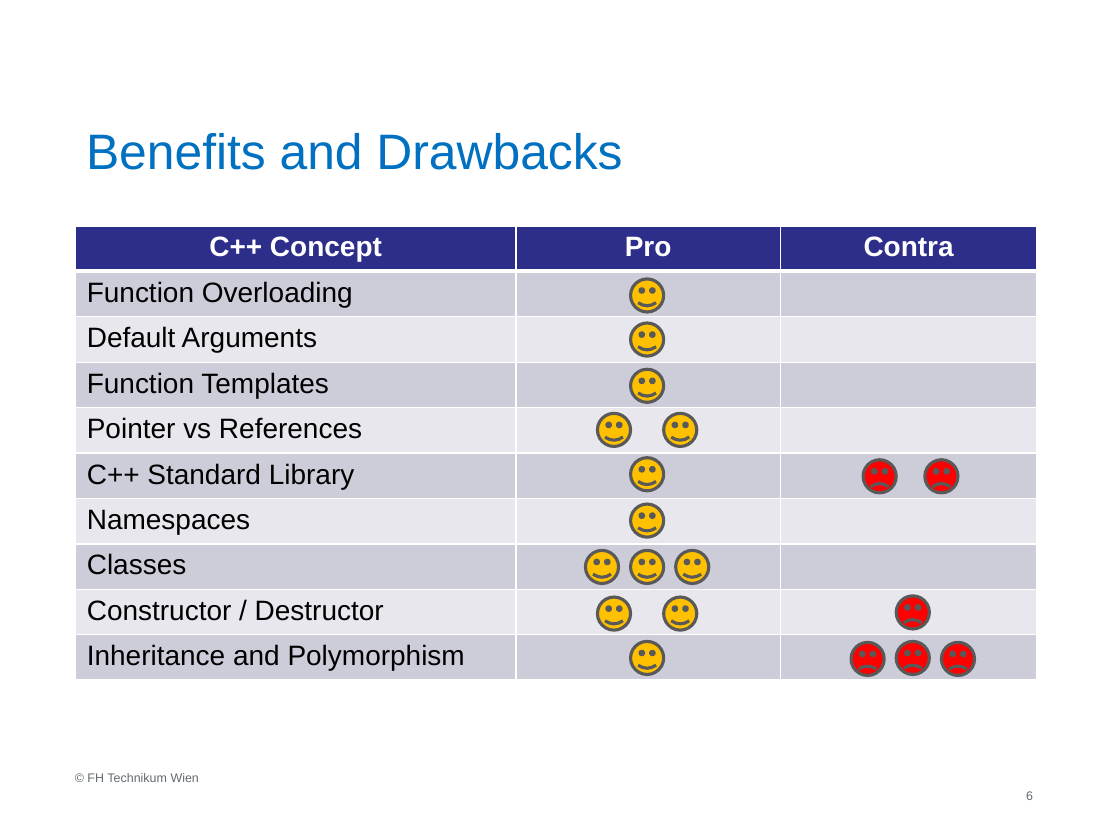
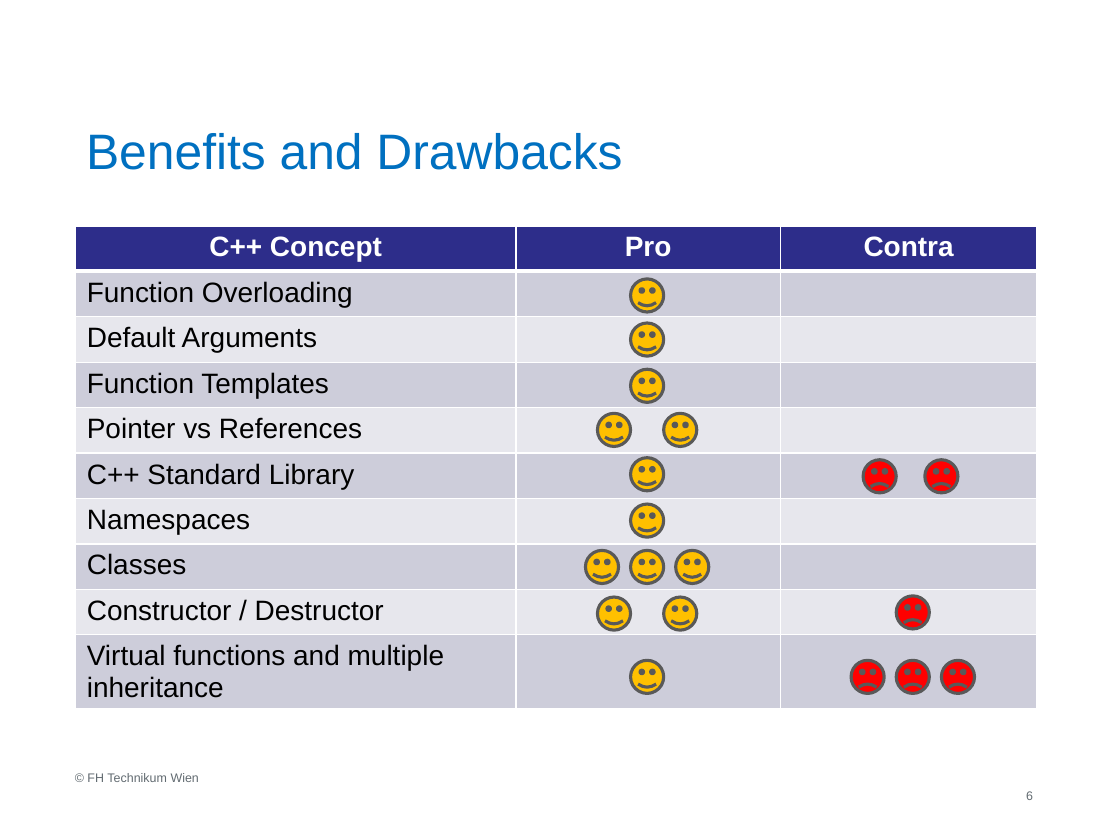
Before and after one commit to hackdino/Master_Thesis, a slide deck: slide 6 of Presentation/MES_NEY.pptx. Drawn at 1120x840 pixels with LibreOffice and Linux fonts; fonts in the diff are those of the drawing; background and template pictures are left out. Boxes give left, top, right and bottom in pixels: in the first picture for what was removed or moved away, otherwise in the second. Text is boxed around its words. In the diff, an @@ line names an element or a change of style, - is before the commit and + after.

```diff
--- a/Presentation/MES_NEY.pptx
+++ b/Presentation/MES_NEY.pptx
@@ table at box(76, 226, 1037, 713) @@
-row 10, column 1: Inheritance and Polymorphism
+row 10, column 1: Virtual functions and multiple inheritance
@@ 4 smiley faces: place and size @@
-4 smiley faces at box(631, 642, 976, 676)
+4 smiley faces at box(631, 661, 976, 694)
```
Also in this commit, not shown: 4 other slides changed, 1 slide added, 1 other file.
